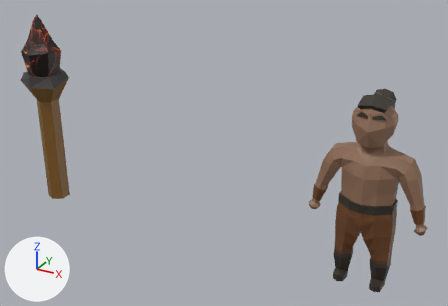
One commit to the Blender file SourceAssets/Props/Torches/TorchProps.blend: the scene before it, then after it.
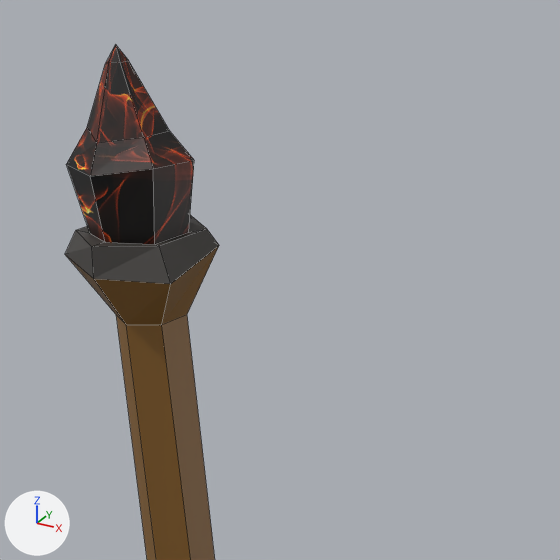
Old and new are each drawn whole from a 50 mm camera at (2.149, -2.119, 1.505) aimed at (0.957, 0.047, 0.421) and again close up on the part from 0% to 39% of the width and 0% to 58% of the height. Arrows for +X, +Y and +Z are at lower left; the lights stay in place. The first two pictures are the older version. The close-ups show mesh edges as thin lines.
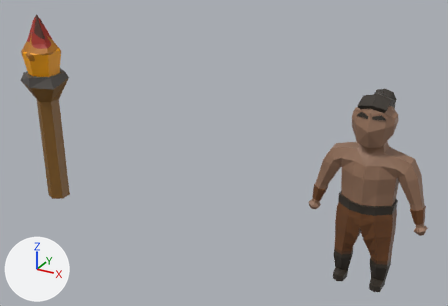
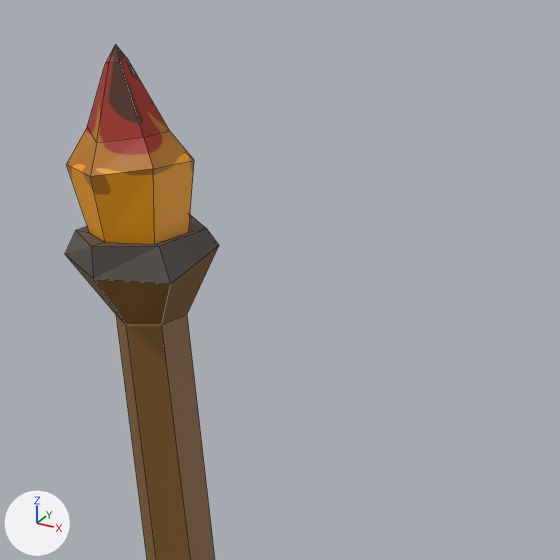
Changed parts and their boxes (x1, y1, x2, y2) in the close-ups (560 x 560 px):
'Circle', surface changed (lighter)
    both: (66, 45, 219, 287)

The edits, one by one:
Picture 'torchFire.png' (img_torchfire_png) is new.
Material 'Material.001' (mat_material_001) changes its picture from img_firenoise2_tga to img_torchfire_png.
